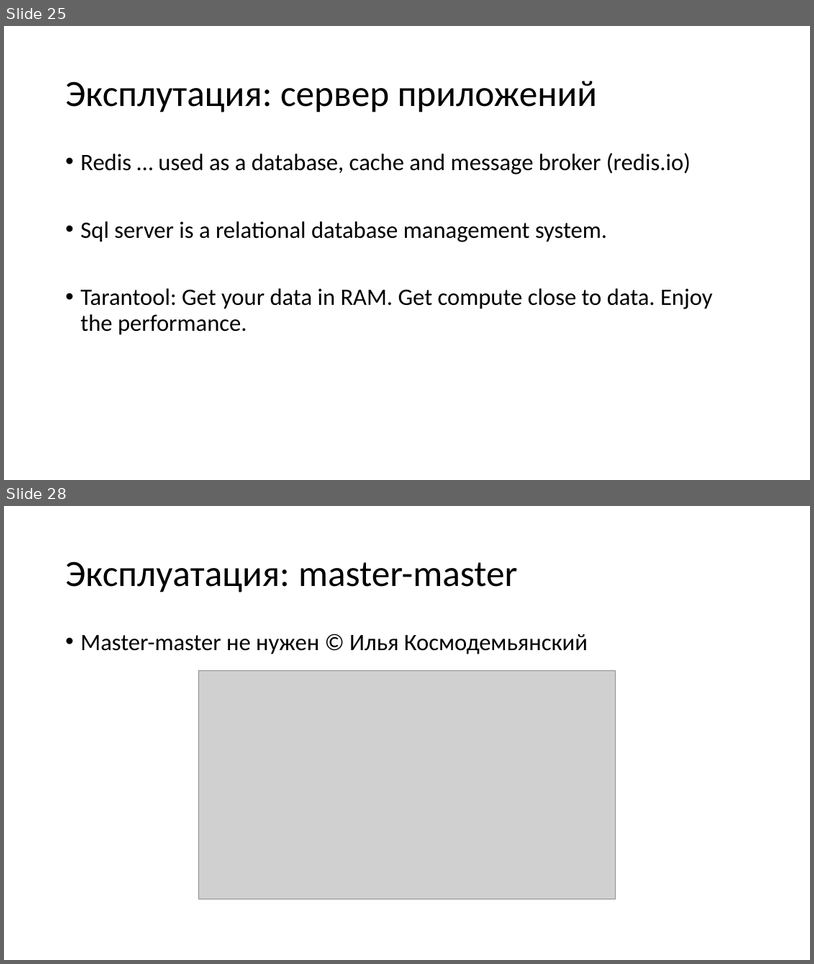
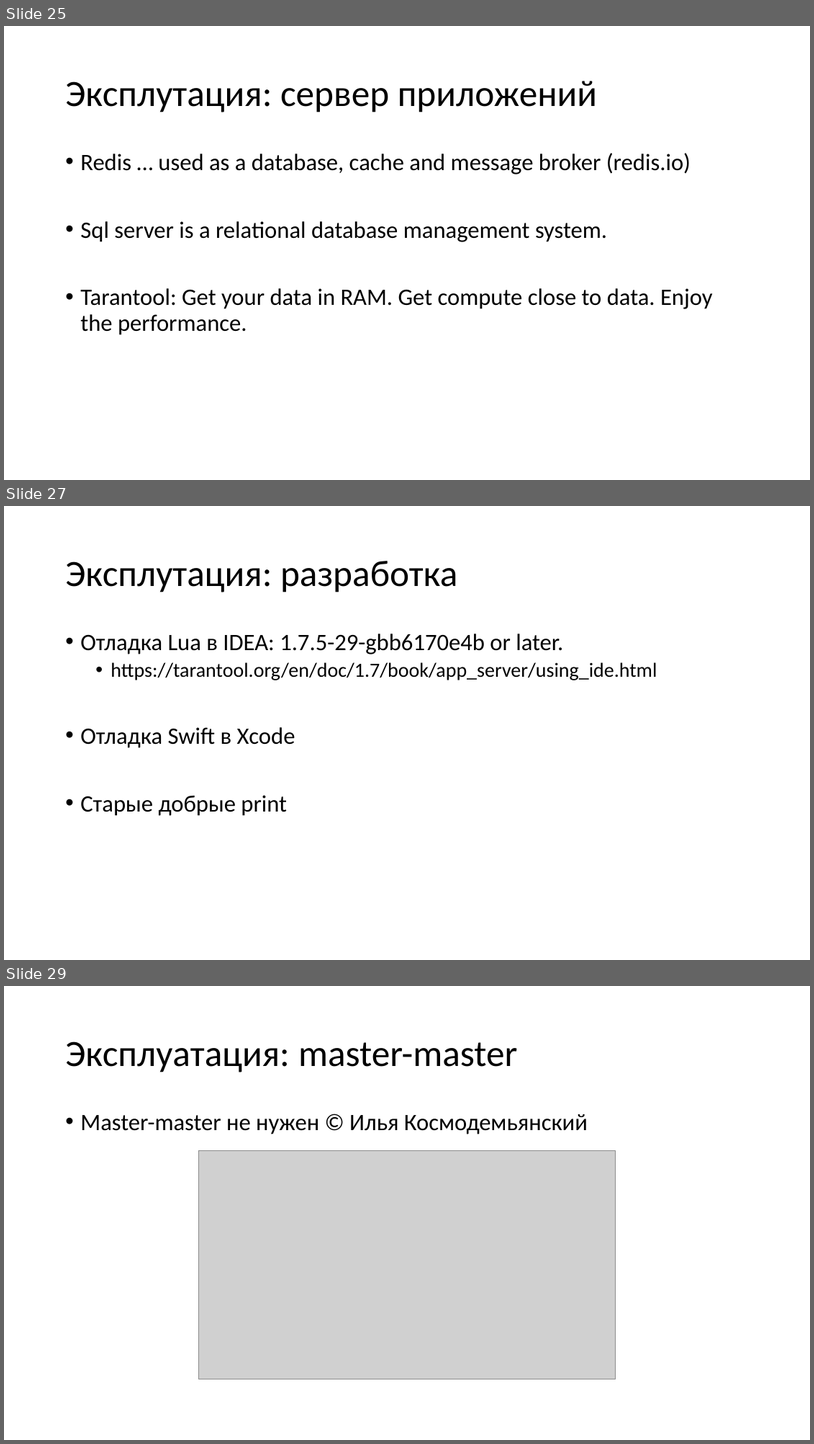
Before and after one commit to aensidhe/presentations, a slide deck: 2017/11/net core and linux in production.pptx. Shown one above the other, each under a label of ours: slides 25 and 28 before the commit, slides 25, 27 and 29 after it; the slides between them are not shown. The pictures are 814x964 and 814x1444 pixels, drawn with LibreOffice and Linux fonts; fonts in the diff are those of the drawing; grey boxes stand for pictures. Boxes give left, top, right and bottom in pixels: in the first picture for what was removed or moved away, otherwise in the second. Text is boxed around its words. In the diff, an @@ line names an element or a change of style, - is before the commit and + after.

```diff
--- a/2017/11/net core and linux in production.pptx
+++ b/2017/11/net core and linux in production.pptx
@@ slide 27 added at (x1=4, y1=506, x2=810, y2=960), background #FFFFFF @@
@@ title added at (x1=65, y1=561, x2=458, y2=592), 44 pt, text #000000 @@
+Эксплутация: разработка
@@ text added at (x1=80, y1=633, x2=657, y2=816), 28 pt, text #000000 @@
+• Отладка Lua в IDEA: 1.7.5-29-gbb6170e4b or later.
+  • https://tarantool.org/en/doc/1.7/book/app_server/using_ide.html
+• Отладка Swift в Xcode
+• Старые добрые print
@@ what was slide 28 is now slide 29 @@
```
Also in this commit, not shown: 3 slides changed.
